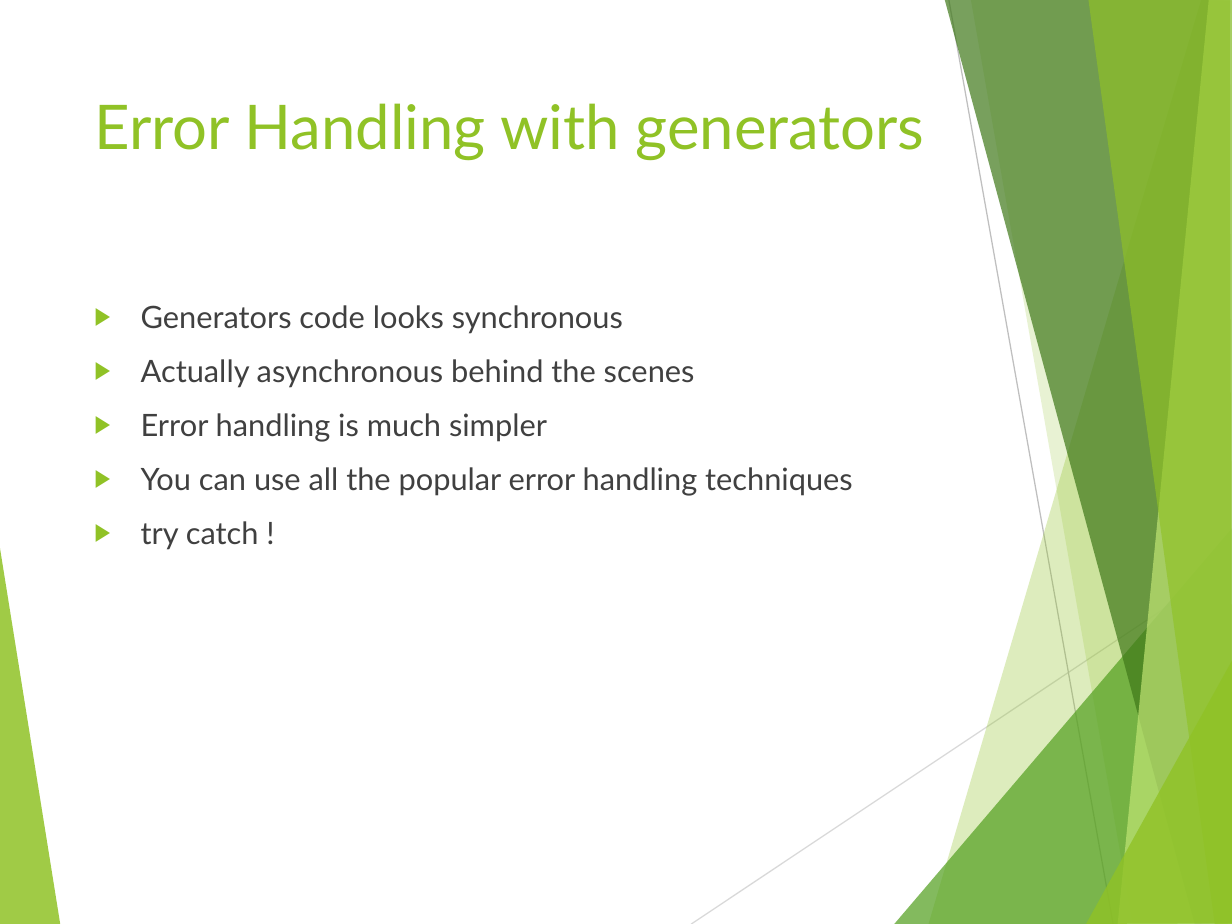
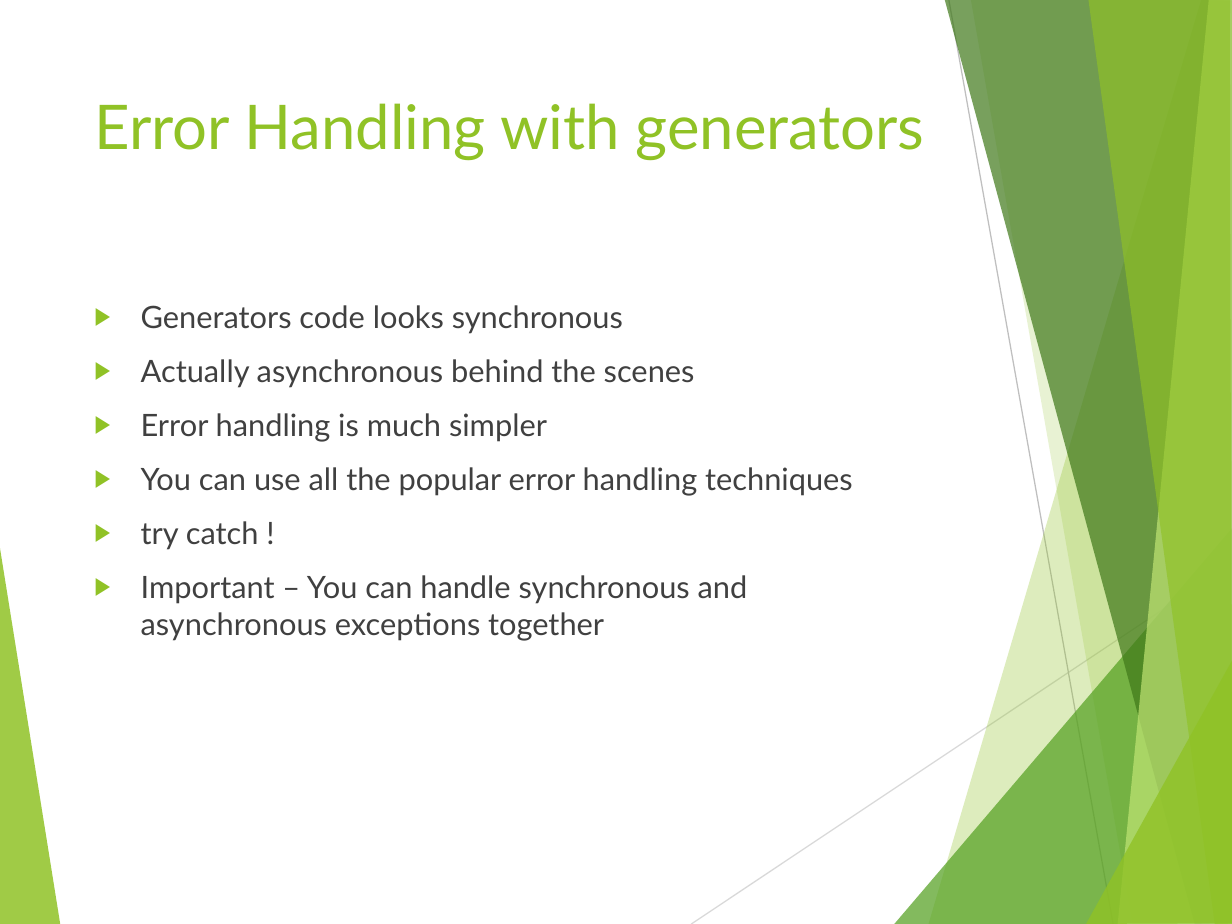
Before and after one commit to tamarstern/MyNodeJSCourse, a slide deck: slide 19 of day1/generators/nodejs_generators.pptx (slide 14 before the commit). Drawn at 1232x924 pixels with LibreOffice and Linux fonts; fonts in the diff are those of the drawing. Boxes give left, top, right and bottom in pixels: in the first picture for what was removed or moved away, otherwise in the second. Text is boxed around its words. In the diff, an @@ line names an element or a change of style, - is before the commit and + after.

```diff
--- a/day1/generators/nodejs_generators.pptx
+++ b/day1/generators/nodejs_generators.pptx
@@ text at [141,575,748,641]: paragraph added @@
+▶ Important – You can handle synchronous and asynchronous exceptions together
```
Also in this commit, not shown: 1 other slide changed, 5 slides added, 10 other files.
